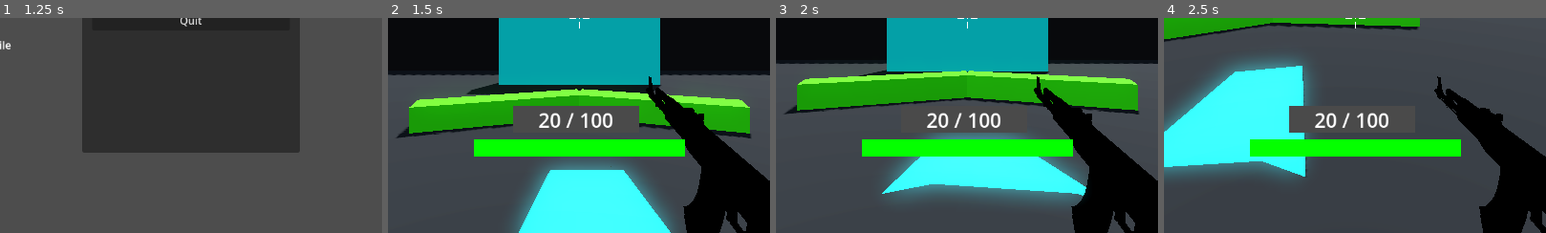
Above: before the commit, frames 1-4 (left to right).
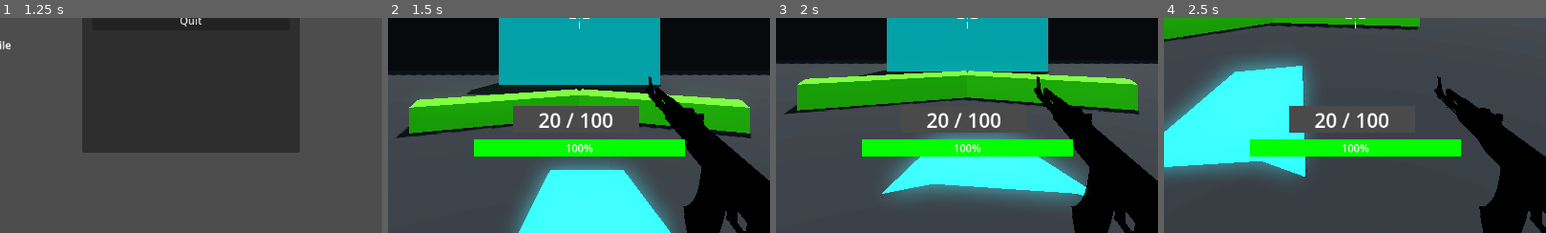
Above: after the commit, the same moments.

Repository: sergei-srednyak/Simple-Multiplayer-FPS-in-Godot
Game: Godot game, scene res://main/main.tscn
Two runs of this game, one before a commit and one after it. Both use one fixed random seed, a clock stepped at 60 frames per second and the inputs below.
Inputs (mouse positions are % of the whole screen's width and height, from its top left):
- Up to frame 1 (1.25 s): click (50, 36) at 0.52 s; type "12" at 0.6 s
- Up to frame 2 (1.5 s): click "Host" at 1.25 s
- Up to frame 3 (2 s): no input
- Up to frame 4 (2.5 s): tap Enter (ui_accept) at 2, 2.27 s; move the mouse to (55, 50) at 2.02 s; hold D (right) from 2.03 s (still down); hold Ctrl (crouch) from 2.03 s (still down)
The pictures show only the part of the screen within x 25-75%, y 50-100%; the shares and areas given below are measured in that part.

Frame 1 is identical in both runs. In frame 2, 0.2% of the frame differs, in the area x 46-54%, y 58-63%; in frame 3, 0.2%; in frame 4, 0.2%.
Error in both runs: Assertion failed: UPNP Discover Failed! Error 24 (res://main/main.gd:65)

Commit message:
Update main.tscn

Diff:
--- a/main/main.tscn
+++ b/main/main.tscn
@@ -141,7 +141,6 @@
 theme_override_styles/background = SubResource("StyleBoxFlat_x52j3")
 theme_override_styles/fill = SubResource("StyleBoxFlat_5h57n")
 value = 100.0
-show_percentage = false
 
 [node name="kills_label" type="Label" parent="CanvasLayer/HUD"]
 layout_mode = 1
